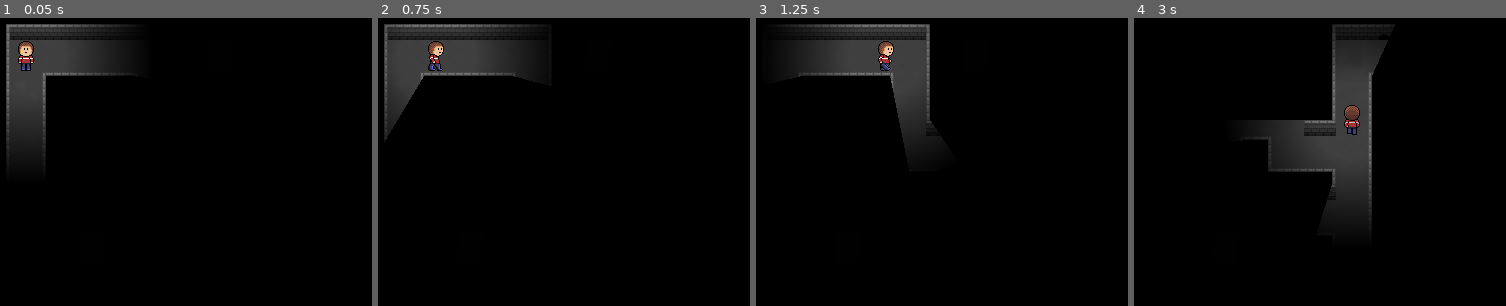
Above: before the commit, frames 1-4 (left to right).
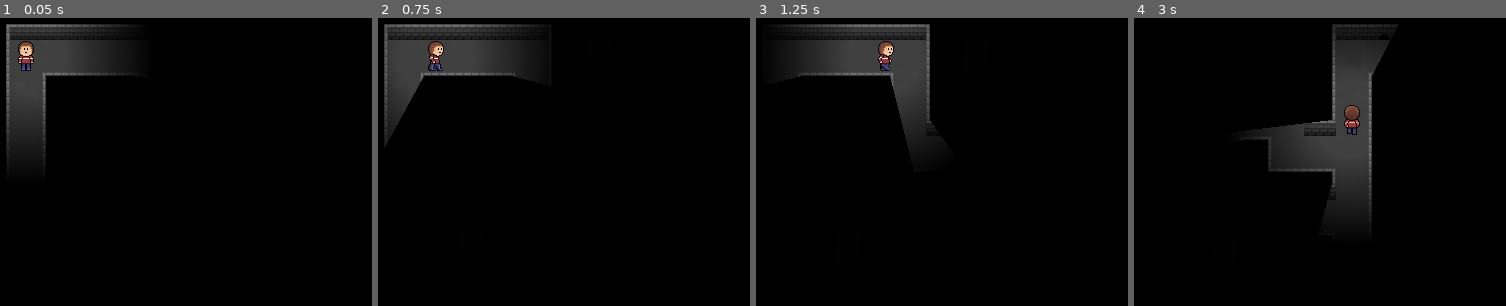
Above: after the commit, the same moments.

Repository: Zeroji/warpmaze
Game: Godot game, scene res://scenes/Level.tscn
Same seed, same stepped clock (60 frames per second), same inputs: the game is played once before the commit and once after it. Sound files missing from this copy of the repository are replaced by a short silence.
Inputs:
- Up to frame 1 (0.05 s): no input
- Up to frame 2 (0.75 s): tap Enter at 0.5 s; hold Right (right) from 0.53 s (still down)
- Up to frame 3 (1.25 s): keep holding Right (right)
- Up to frame 4 (3 s): release Right (right) at 1.28 s; hold Down (down) 1.28-2.03 s; hold Right (right) 2.03-2.78 s; tap Space at 2.75 s; hold Up (up) from 2.78 s (still down)

Frame 1 is identical in both runs. In frame 2, 0.1% of the frame differs, in the area x 1-39%, y 20-45%; in frame 3, 0.1%; in frame 4, 0.4%, in the area x 33-71%, y 2-67%.

Commit message:
Added light flicker animation

Diff:
--- a/scripts/Player.gd
+++ b/scripts/Player.gd
@@ -43,9 +43,20 @@
     else:
         self.move(direction)
 
+var light_speed = Vector2.ZERO
+var light_e_speed = 0
+
 func _physics_process(delta):
     if !$Tween.is_active():
         process_input()
+    # animate light
+    light_speed += Vector2(randf() * 1.2 - 0.6, randf() * 1.2 - 0.6)
+    light_speed = light_speed.clamped(2)
+    light_e_speed = clamp(light_e_speed + randf() * 0.2 - 0.09, -0.5, 0.5)
+    $Light.energy = min(1, max(0, $Light.energy + light_e_speed * delta))
+    $Light.texture_scale = 0.25 + 0.75 * $Light.energy
+    $Light.position += light_speed * delta
+    $Light.position = $Light.position.clamped(4)
 
 func play_anim(name):
     if $Anim.is_playing():
